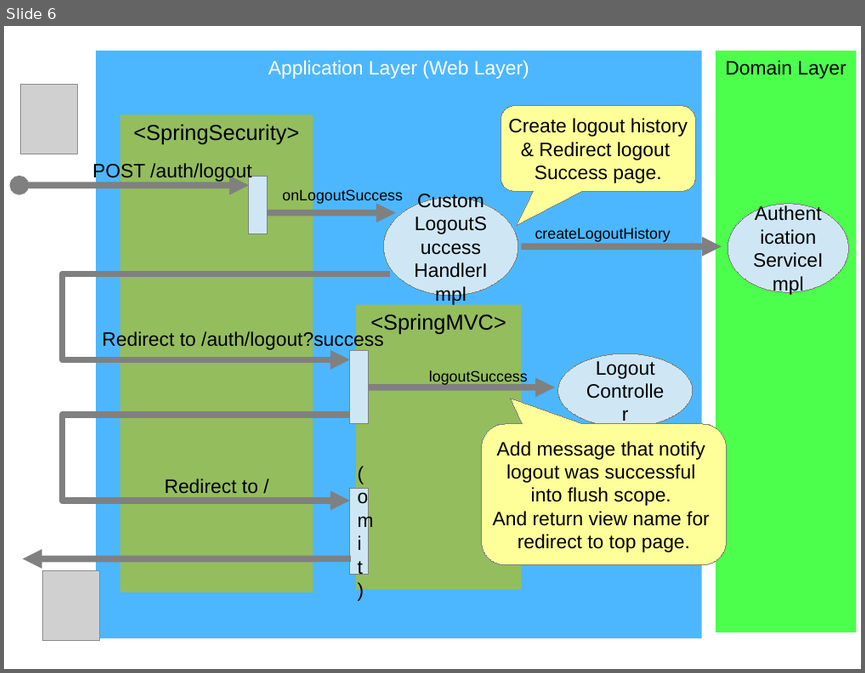
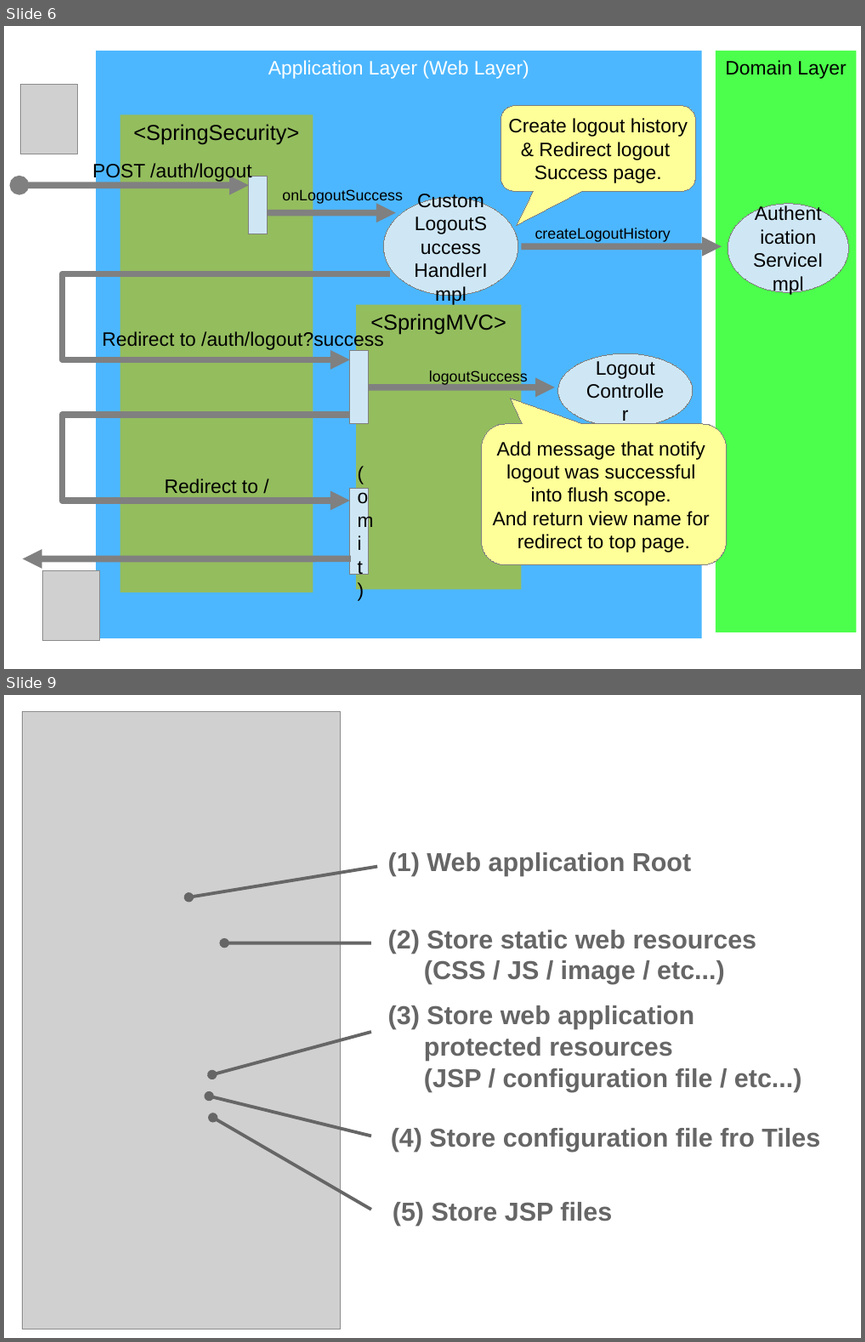
Before and after one commit to kazuki43zoo/demo-application, a slide deck: images/material.odp. Shown one above the other, each under a label of ours: slide 6 before the commit, slides 6 and 9 after it; the slides between them are not shown. The pictures are 865x673 and 865x1342 pixels, drawn with LibreOffice and Linux fonts; fonts in the diff are those of the drawing; grey boxes stand for pictures. Boxes give left, top, right and bottom in pixels: in the first picture for what was removed or moved away, otherwise in the second. Text is boxed around its words. In the diff, an @@ line names an element or a change of style, - is before the commit and + after.

Commit message:
add & update the image files for documentation.

```diff
--- a/images/material.odp
+++ b/images/material.odp
@@ slide 9 added at <box>4,695,861,1338</box>, background #FFFFFF @@
@@ picture added at <box>23,711,341,1328</box> @@
@@ arrow added from (377, 866) to (189, 897), #666666 3 pt @@
@@ text added at <box>388,852,691,876</box>, 24 pt, text #666666, bold @@
+(1) Web application Root
@@ arrow added from (371, 943) to (224, 943), #666666 3 pt @@
@@ text added at <box>388,930,757,984</box>, 24 pt, text #666666, bold @@
+(2) Store static web resources
+(CSS / JS / image / etc...)
@@ text added at <box>388,1005,802,1092</box>, 24 pt, text #666666, bold @@
+(3) Store web application
+protected resources
+(JSP / configuration file / etc...)
@@ arrow added from (371, 1032) to (212, 1074), #666666 3 pt @@
@@ arrow added from (371, 1136) to (209, 1096), #666666 3 pt @@
@@ arrow added from (371, 1209) to (213, 1117), #666666 3 pt @@
@@ text added at <box>391,1128,820,1151</box>, 24 pt, text #666666, bold @@
+(4) Store configuration file fro Tiles
@@ text added at <box>392,1202,612,1225</box>, 24 pt, text #666666, bold @@
+(5) Store JSP files
```
Also in this commit, not shown: 2 other slides added, 4 other files.
